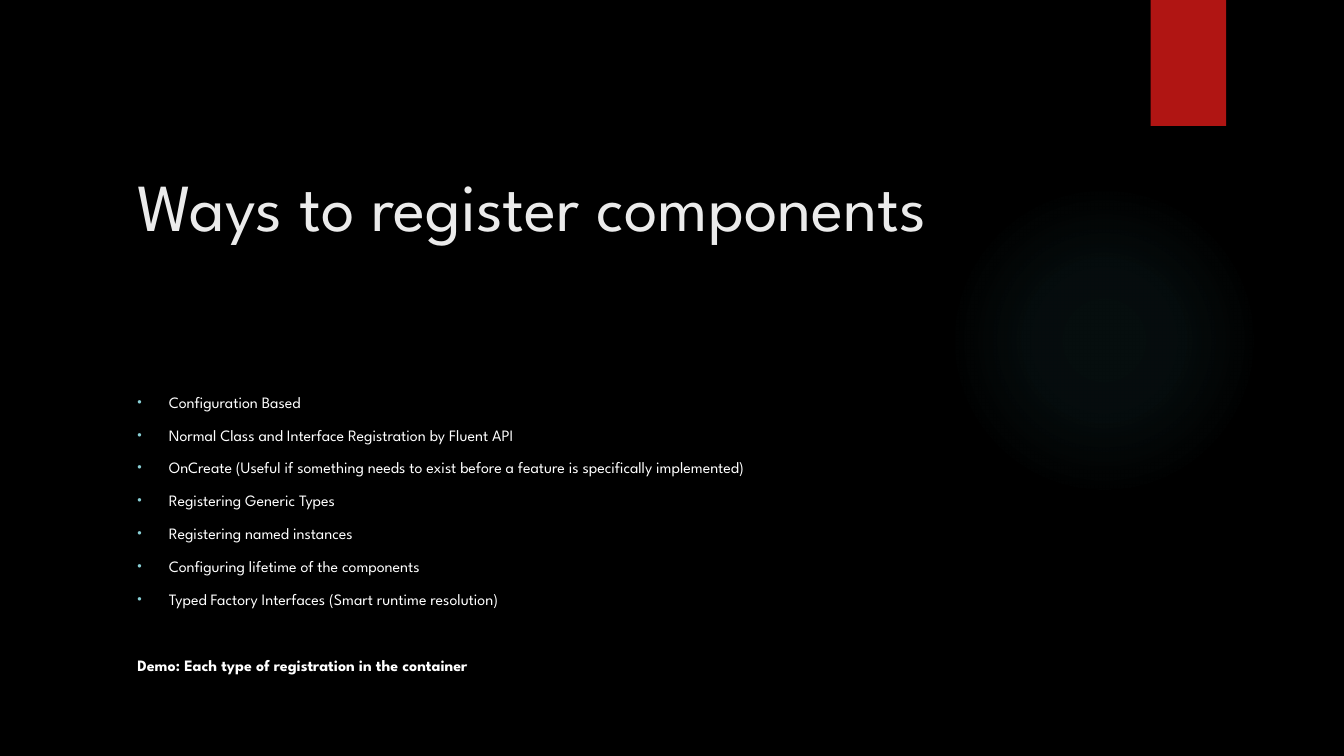
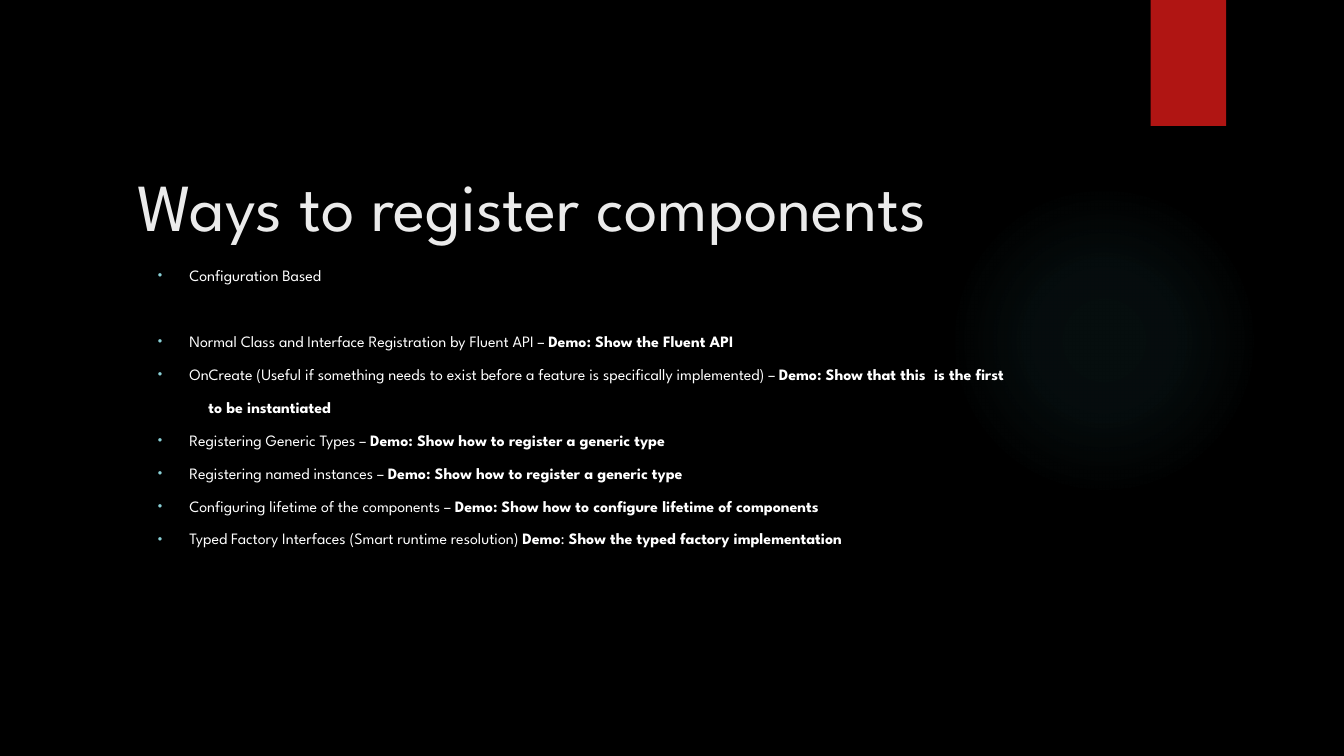
Before and after one commit to jscanlon77/dependency-injection, a slide deck: slide 6 of Castle Windsor Inversion of Control.pptx. Drawn at 1344x756 pixels with LibreOffice and Linux fonts; fonts in the diff are those of the drawing; background and template pictures are left out. Boxes give left, top, right and bottom in pixels: in the first picture for what was removed or moved away, otherwise in the second. Text is boxed around its words. In the diff, an @@ line names an element or a change of style, - is before the commit and + after.

```diff
--- a/Castle Windsor Inversion of Control.pptx
+++ b/Castle Windsor Inversion of Control.pptx
@@ text "Configuration Based": place and size @@
-text "Configuration Based" at (137,397,744,675)
+text "Configuration Based" at (189,336,1004,548)
@@ text at (189,336,1004,548): text changed @@
-• Normal Class and Interface Registration by Fluent API
-• OnCreate (Useful if something needs to exist before a feature is specifically implemented)
-• Registering Generic Types
-• Registering named instances
-• Configuring lifetime of the components
-• Typed Factory Interfaces (Smart runtime resolution)
-Demo: Each type of registration in the container
+• Normal Class and Interface Registration by Fluent API – Demo: Show the Fluent API
+• OnCreate (Useful if something needs to exist before a feature is specifically implemented) – Demo: Show that this is the first
+to be instantiated
+• Registering Generic Types – Demo: Show how to register a generic type
+• Registering named instances – Demo: Show how to register a generic type
+• Configuring lifetime of the components – Demo: Show how to configure lifetime of components
+• Typed Factory Interfaces (Smart runtime resolution) Demo: Show the typed factory implementation
```
Also in this commit, not shown: 7 other slides changed, 2 slides added, 2 slides removed.
